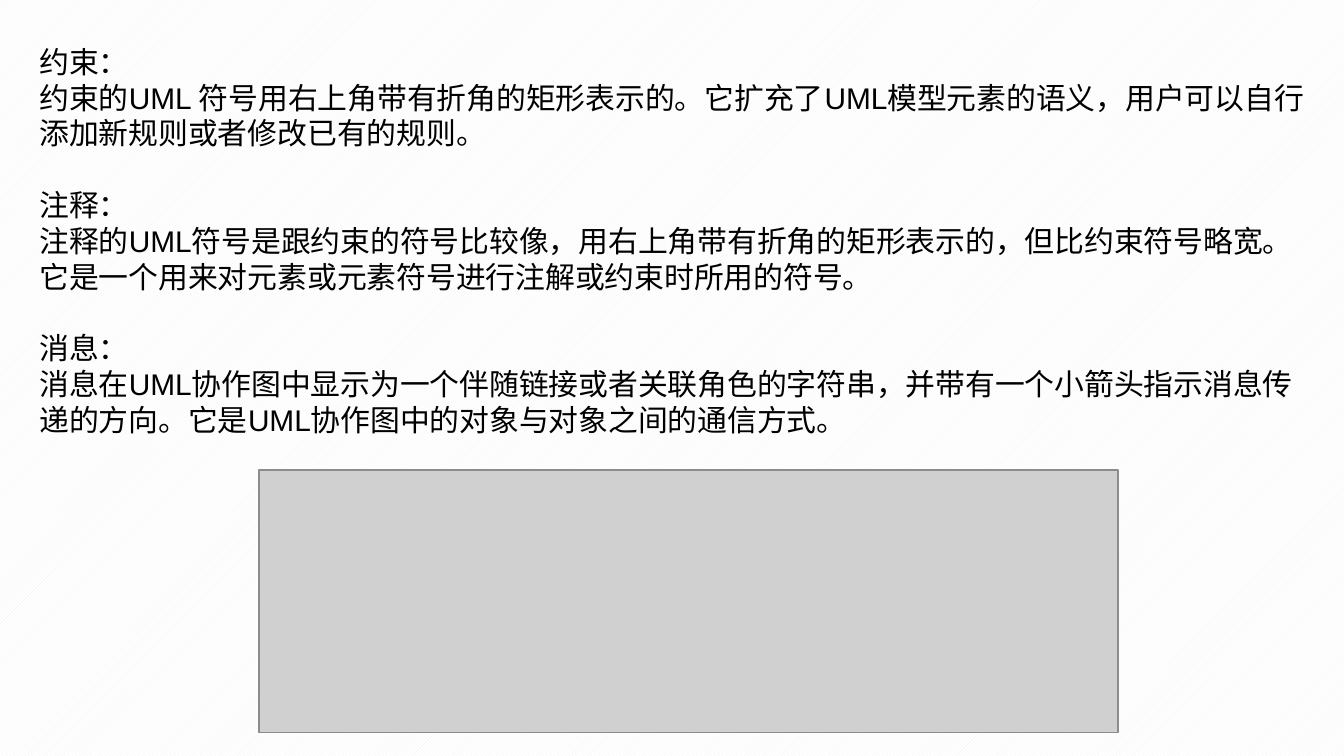
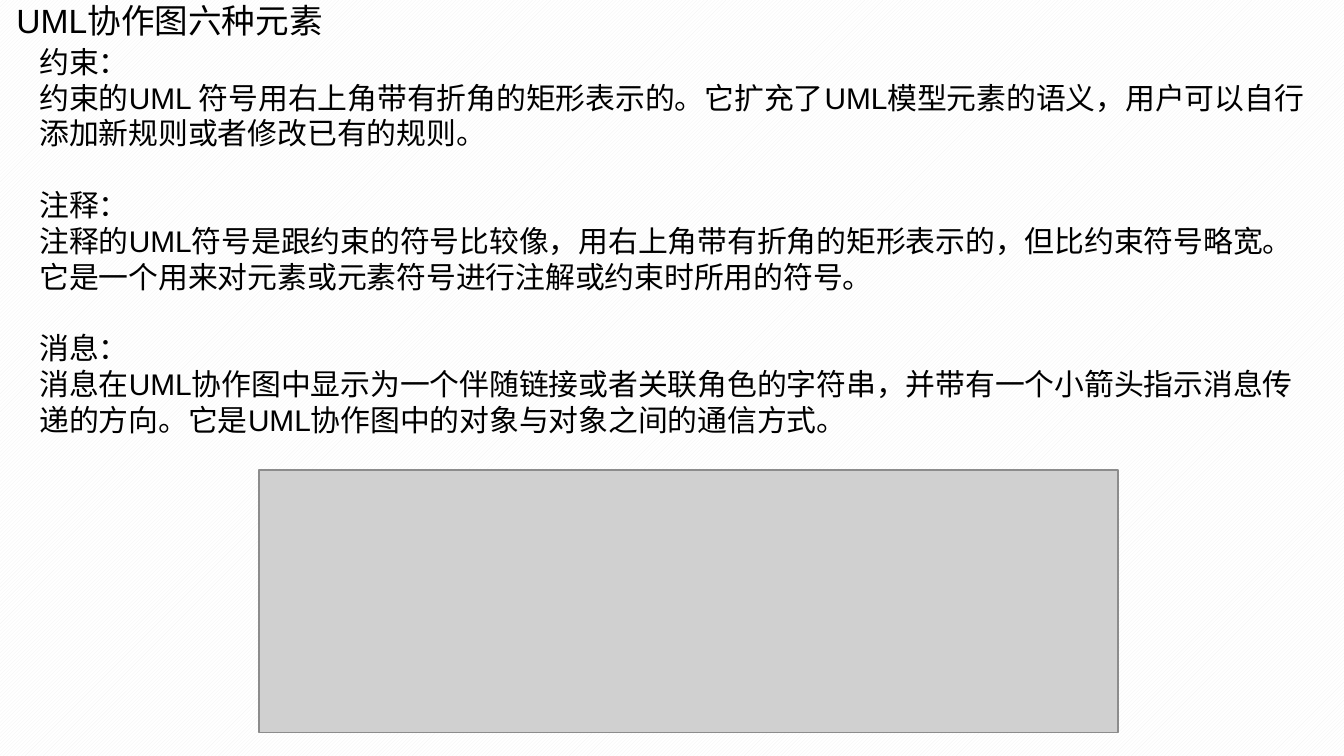
Before and after one commit to PRD2018-G10/TeachingAssistWebsiteProject, a slide deck: slide 49 of 非受控文档/2翻转PPT/PRD2018-G10-UML基础I.pptx. Drawn at 1344x756 pixels with LibreOffice and Linux fonts; fonts in the diff are those of the drawing; grey boxes stand for pictures; background and template pictures are left out. Boxes give left, top, right and bottom in pixels: in the first picture for what was removed or moved away, otherwise in the second. Text is boxed around its words. In the diff, an @@ line names an element or a change of style, - is before the commit and + after.

```diff
--- a/非受控文档/2翻转PPT/PRD2018-G10-UML基础I.pptx
+++ b/非受控文档/2翻转PPT/PRD2018-G10-UML基础I.pptx
@@ text added at <box>16,7,322,36</box>, 18 pt, text #000000 @@
+UML协作图六种元素
```
Also in this commit, not shown: 9 other slides changed, 4 slides added, 5 slides removed.
